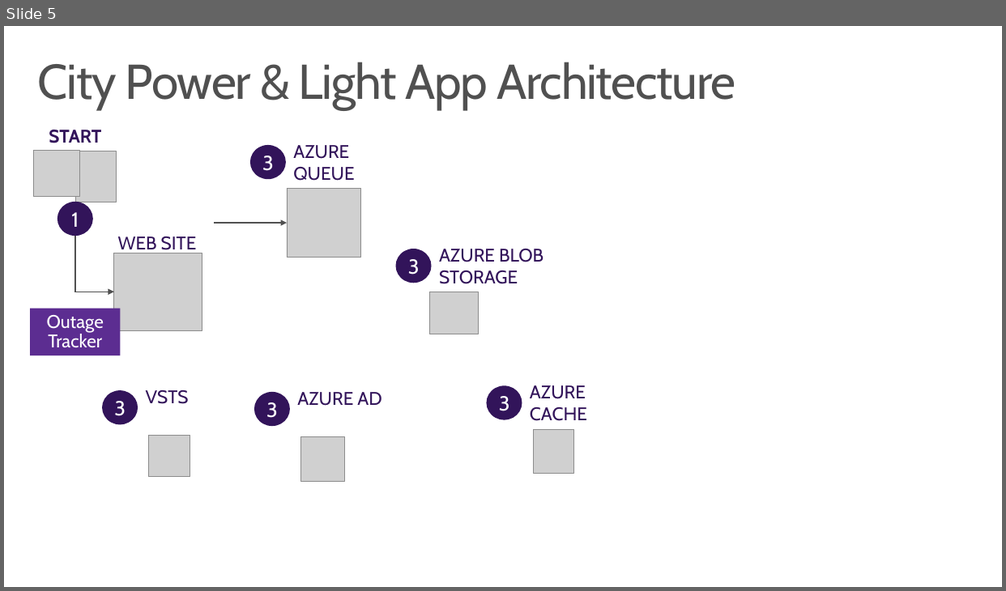
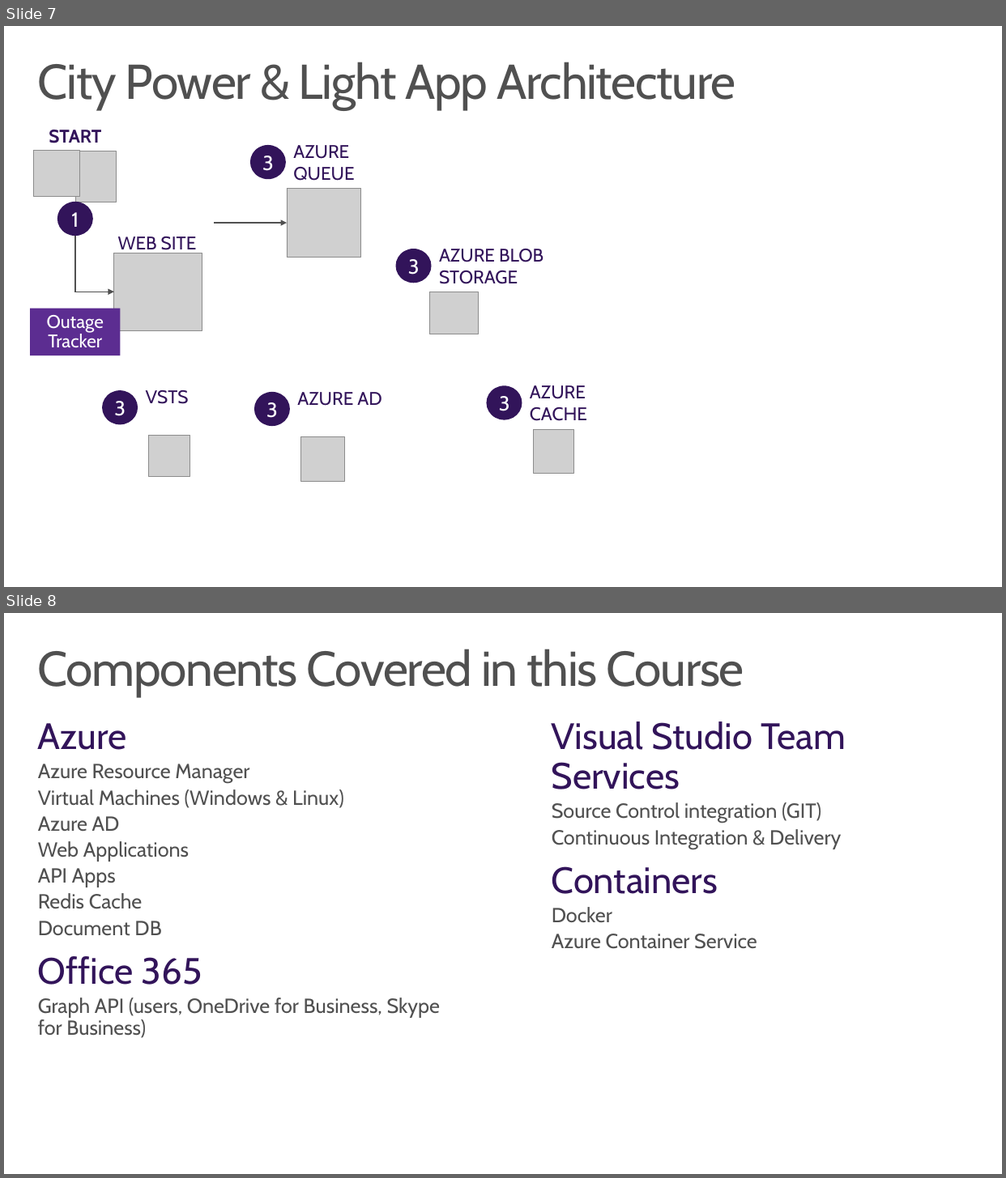
Before and after one commit to wely/DevCamp, a slide deck: Presentation/Module00-Hols.pptx. Shown one above the other, each under a label of ours: slide 5 before the commit, slides 7 and 8 after it. The pictures are 1006x591 and 1006x1178 pixels, drawn with LibreOffice and Linux fonts; fonts in the diff are those of the drawing; grey boxes stand for pictures; background and template pictures are left out. Boxes give left, top, right and bottom in pixels: in the first picture for what was removed or moved away, otherwise in the second. Text is boxed around its words. In the diff, an @@ line names an element or a change of style, - is before the commit and + after.

```diff
--- a/Presentation/Module00-Hols.pptx
+++ b/Presentation/Module00-Hols.pptx
@@ slide 8 added at bbox=[4, 613, 1002, 1174], background #FFFFFF @@
@@ title added at bbox=[38, 649, 744, 696], 48 pt, text #505050 @@
+Components Covered in this Course
@@ text added at bbox=[38, 723, 441, 1038], 20 pt, text #505050 @@
+Azure
+  Azure Resource Manager
+  Virtual Machines (Windows & Linux)
+  Azure AD
+  Web Applications
+  API Apps
+  Redis Cache
+  Document DB
+Office 365
+  Graph API (users, OneDrive for Business, Skype for Business)
@@ text added at bbox=[552, 722, 846, 949], 20 pt, text #505050 @@
+Visual Studio Team Services
+  Source Control integration (GIT)
+  Continuous Integration & Delivery
+Containers
+  Docker
+  Azure Container Service
@@ what was slide 5 is now slide 7 @@
```
Also in this commit, not shown: 8 slides changed, 2 other slides added, 2 other files.
